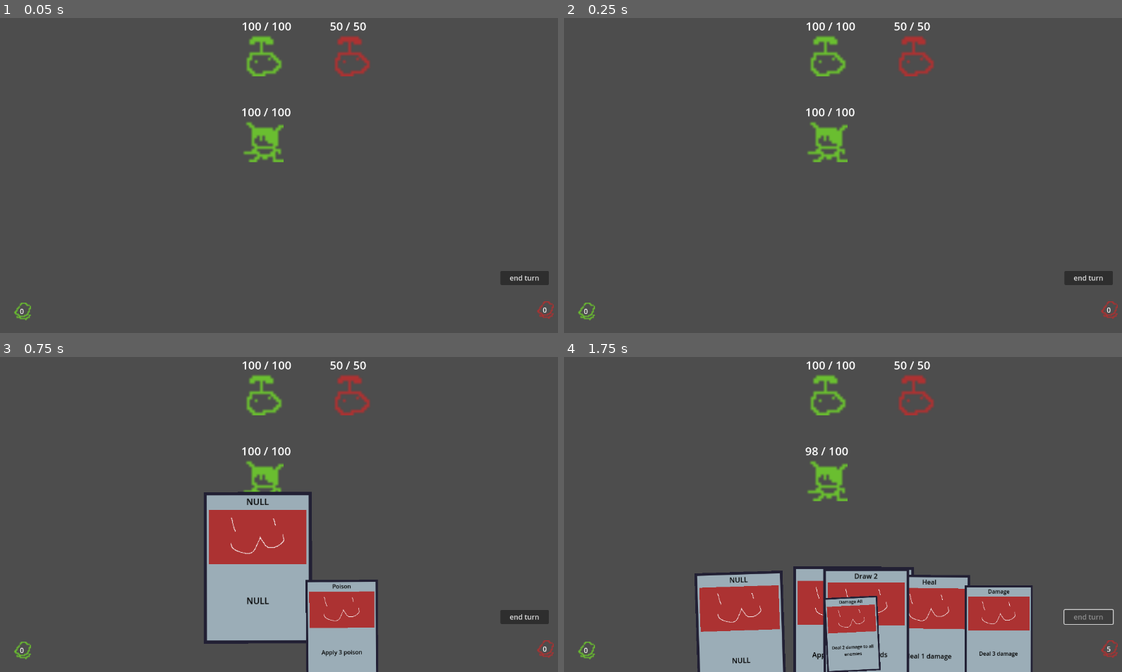
Above: before the commit, frames 1-4 (two rows, left to right).
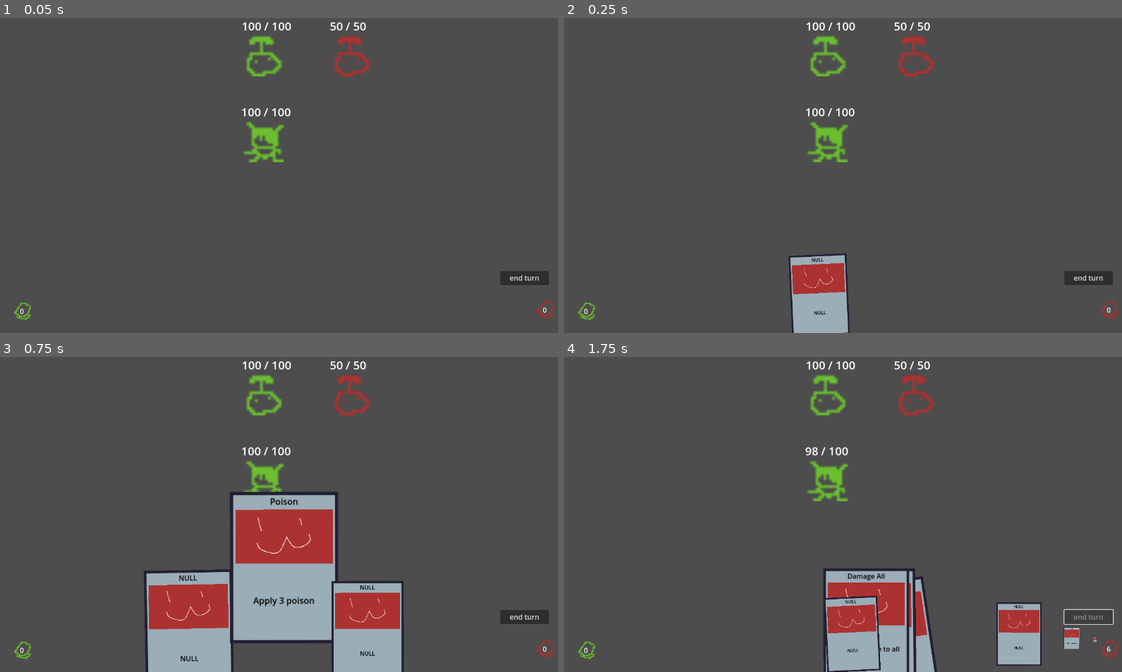
Above: after the commit, the same moments.

Repository: Saplings-Projects/1M_sub
Game: Godot game, scene res://#Scenes/TestingScene.tscn
Same seed, same stepped clock (60 frames per second), same inputs: the game is played once before the commit and once after it.
Inputs (mouse positions are in pixels of both pictures, inside the frame that each line leads up to):
- Up to frame 1 (0.05 s): no input
- Up to frame 2 (0.25 s): no input
- Up to frame 3 (0.75 s): click (267, 631) at 0.52 s
- Up to frame 4 (1.75 s): click "end turn" at 1.25 s

Frame 1 is identical in both runs. In frame 2, 2.6% of the frame differs, in the area x 40-52%, y 74-100%; in frame 3, 11%; in frame 4, 13%, in the area x 23-98%, y 66-100%.

Commit message:
Move discard and draw timers
Moved timers to the end of the draw queue functions so the cards aren't discarded and drawn with a starting delay

Diff:
--- a/Cards/CardContainer.gd
+++ b/Cards/CardContainer.gd
@@ -165,6 +165,10 @@
 
 	# remove from hand and add to discard queue
 	cards_in_hand.remove_at(card_index)
+
+	 # force an update of the card positions so they are up to date with this new card
+	_update_card_positions()
+
 	_add_to_discard_queue(card)
 
 	on_card_counts_updated.emit()
@@ -186,14 +190,14 @@
 	if _draw_timer != null:
 		return
 
+	var card_data: CardBase = _cards_queued_for_add[0]
+	_cards_queued_for_add.remove_at(0)
+
+	_create_card_in_world(card_data)
+
 	_draw_timer = get_tree().create_timer(card_draw_time)
 	await _draw_timer.timeout
 	_draw_timer = null
-
-	var card_data: CardBase = _cards_queued_for_add[0]
-	_cards_queued_for_add.remove_at(0)
-
-	_create_card_in_world(card_data)
 
 	if _cards_queued_for_add.size() > 0:
 		_handle_card_draw_queue()
@@ -209,15 +213,16 @@
 	if _discard_timer != null:
 		return
 
+	var card: CardWorld = _cards_queued_for_discard[0]
+	_cards_queued_for_discard.remove_at(0)
+
+	# Set desired position to the discard pile UI and then set state
+	card.get_card_movement_component().state_properties.desired_position = discard_pile_ui.global_position
+	card.get_card_movement_component().set_movement_state(Enums.CardMovementState.DISCARDING)
+
 	_discard_timer = get_tree().create_timer(card_discard_time)
 	await _discard_timer.timeout
 	_discard_timer = null
-
-	var card: CardWorld = _cards_queued_for_discard[0]
-	_cards_queued_for_discard.remove_at(0)
-
-	card.get_card_movement_component().state_properties.desired_position = discard_pile_ui.global_position
-	card.get_card_movement_component().set_movement_state(Enums.CardMovementState.DISCARDING)
 
 	if _cards_queued_for_discard.size() > 0:
 		_handle_discard_queue()
@@ -302,6 +307,7 @@
 
 		current_hand_width = per_card_width * (amount_of_cards - 1)
 
+	# start setting positions for each card
 	for card_index: int in amount_of_cards:
 		var card: CardWorld = cards_in_hand[card_index]
 		var movement_component: CardMovementComponent = card.get_card_movement_component()
@@ -338,5 +344,6 @@
 		# y = ax^3 where a = max_rotation and x = x position scaled to a range of -1 to 1
 		var rotation_amount: float = pow(card_index_scaled, 3) * max_rotation
 
+		# set position and rotation
 		movement_component.state_properties.desired_position = Vector2(card_x, card_y)
 		movement_component.state_properties.desired_rotation = rotation_amount
--- a/Cards/CardMovementComponent.gd
+++ b/Cards/CardMovementComponent.gd
@@ -38,6 +38,11 @@
 	if new_state == current_move_state:
 		return
 
+	# Check if we can transition from the current state. Exit if not.
+	if _has_state(current_move_state):
+		if not _state_mapping[current_move_state].can_transition_from(new_state):
+			return
+
 	_on_state_exit(current_move_state)
 
 	current_move_state = new_state
--- a/Cards/Movement State/CardMovementState.gd
+++ b/Cards/Movement State/CardMovementState.gd
@@ -21,3 +21,7 @@
 
 func on_state_exit() -> void:
 	pass
+
+
+func can_transition_from(new_state: Enums.CardMovementState) -> bool:
+	return true
--- a/Cards/Movement State/MoveState_Discarding.gd
+++ b/Cards/Movement State/MoveState_Discarding.gd
@@ -3,6 +3,8 @@
 
 
 const EASE_TIME: float = 0.5
+const EASE_TYPE: Tween.EaseType = Tween.EASE_OUT
+const TRANS_TYPE: Tween.TransitionType = Tween.TRANS_CUBIC
 
 
 # @Override
@@ -11,12 +13,18 @@
 	# Destroy when move is finished
 	_state.card.create_tween()\
 	.tween_property(_state.card, EasingConstants.GLOBAL_POSITION_PROPERTY, _state.desired_position, EASE_TIME)\
-	.set_ease(Tween.EASE_IN)\
-	.set_trans(Tween.TRANS_CUBIC)\
+	.set_ease(EASE_TYPE)\
+	.set_trans(TRANS_TYPE)\
 	.finished.connect(func(): _state.card.queue_free())
 
 	# Scale down to zero
 	_state.card.create_tween()\
 	.tween_property(_state.card, EasingConstants.SCALE_PROPERTY, Vector2.ZERO, EASE_TIME)\
-	.set_ease(Tween.EASE_IN)\
-	.set_trans(Tween.TRANS_CUBIC)
+	.set_ease(EASE_TYPE)\
+	.set_trans(TRANS_TYPE)
+
+
+# @Override
+func can_transition_from(new_state: Enums.CardMovementState) -> bool:
+	# Once you discard, you can't exit this state
+	return false
--- a/Cards/Movement State/MoveState_InHand.gd
+++ b/Cards/Movement State/MoveState_InHand.gd
@@ -2,7 +2,7 @@
 class_name MoveState_InHand
 
 
-const LERP_SPEED: float = 15.0
+const LERP_SPEED: float = 10.0
 const EASE_TIME: float = 0.5
 const EASE_TYPE: Tween.EaseType = Tween.EASE_OUT
 const TRANS_TYPE: Tween.TransitionType = Tween.TRANS_CUBIC
